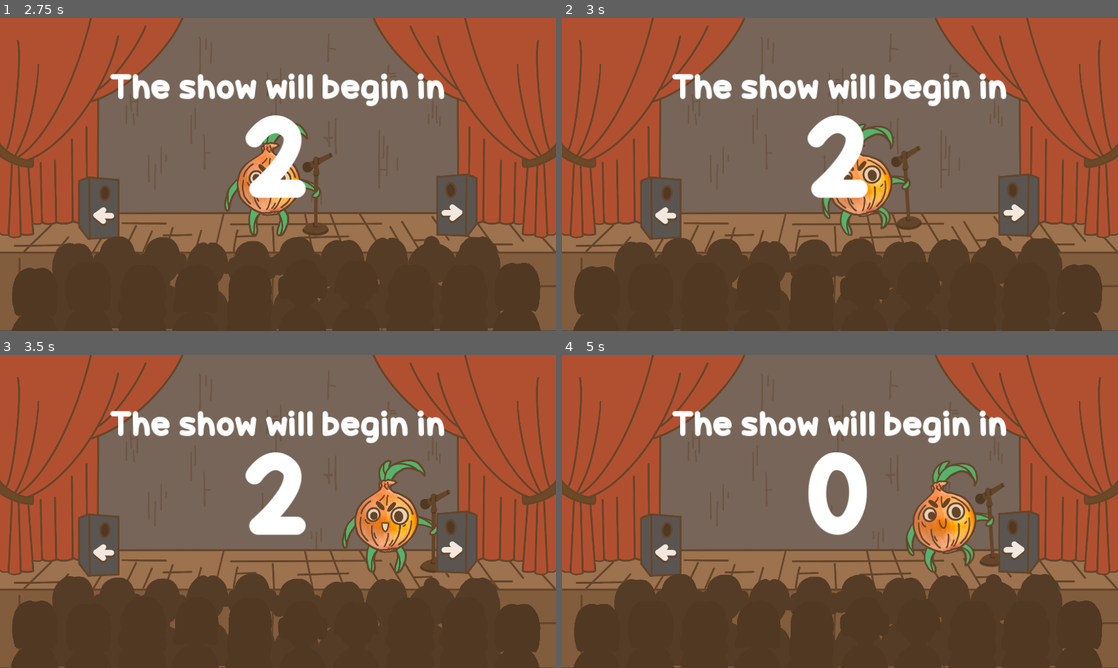
Above: before the commit, frames 1-4 (two rows, left to right).
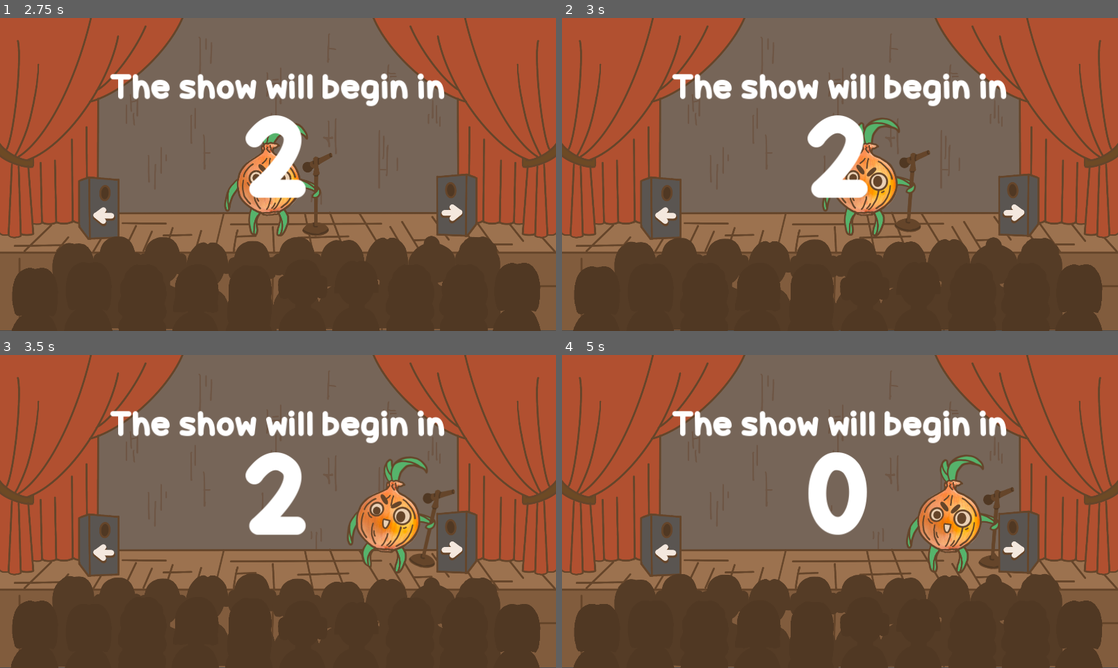
Above: after the commit, the same moments.

Repository: IridescenceFR/GlobalGameJam2024
Game: Godot game, scene res://Scenes/Main.tscn
The game is run twice, just before and just after one commit, with the same random seed, the same clock (stepped at 60 frames per second) and the same inputs. Sound files missing from this copy of the repository are replaced by a short silence.
Inputs (mouse positions are in pixels of both pictures, inside the frame that each line leads up to):
- Up to frame 1 (2.75 s): click "CREDITS" at 0.5 s; click "RETURN TO MENU" at 1.25 s; click "START" at 2 s
- Up to frame 2 (3 s): move the mouse to (962, 158) at 2.77 s; hold Right (move_right) from 2.78 s (still down); hold N (add_score) from 2.78 s (still down)
- Up to frame 3 (3.5 s): keep holding Right (move_right); keep holding N (add_score)
- Up to frame 4 (5 s): move the mouse to (728, 527) at 3.52 s; release Right (move_right) at 3.53 s; release N (add_score) at 3.53 s; hold Left (move_left) 3.53-4.28 s; tap N (add_score) at 3.6 s; move the mouse to (895, 442) at 4.27 s; hold Right (move_right) from 4.28 s (still down); hold N (add_score) from 4.28 s (still down)

Frame 1 is identical in both runs. In frame 2, 2.2% of the frame differs, in the area x 46-67%, y 31-70%; in frame 3, 2.2%; in frame 4, 2.8%, in the area x 61-82%, y 31-70%.

Commit message:
ajout de sons et pas mal de fix

Diff:
--- a/Scenes/Main.tscn
+++ b/Scenes/Main.tscn
@@ -10,7 +10,33 @@
 [ext_resource type="AudioStream" uid="uid://ruxkxutabaj5" path="res://assets/malaise.mp3" id="6_c424c"]
 [ext_resource type="AudioStream" uid="uid://34uxyh8ogqf5" path="res://assets/riendutout.mp3" id="8_orhub"]
 [ext_resource type="Texture2D" uid="uid://bj5k5tkd8reuu" path="res://assets/Enceinte1.png" id="10_0cowy"]
+[ext_resource type="AudioStream" uid="uid://lm445ktmla4l" path="res://assets/voiceline2.mp3" id="10_7efmv"]
 [ext_resource type="Texture2D" uid="uid://cji5p2rru6a2k" path="res://assets/Enceinte2.png" id="11_8xp4s"]
+[ext_resource type="AudioStream" uid="uid://d1kq2f0x2iu11" path="res://assets/voiceline3.mp3" id="11_i8evi"]
+[ext_resource type="AudioStream" uid="uid://b00djw05ukoek" path="res://assets/voiceline4.mp3" id="12_ps6fn"]
+[ext_resource type="AudioStream" uid="uid://pwyt810gxufs" path="res://assets/voiceline5.mp3" id="13_1u5rs"]
+[ext_resource type="AudioStream" uid="uid://bwxvt1jpxnyfd" path="res://assets/voiceline6.mp3" id="14_yaysr"]
+[ext_resource type="AudioStream" uid="uid://dvtunj5r21mip" path="res://assets/score1.mp3" id="15_dmv07"]
+[ext_resource type="AudioStream" uid="uid://wlbovebdank4" path="res://assets/score2.mp3" id="16_35482"]
+[ext_resource type="AudioStream" uid="uid://ivuqk7d8yin5" path="res://assets/score3.mp3" id="17_xmed2"]
+[ext_resource type="AudioStream" uid="uid://bolt04j4bqu70" path="res://assets/score4.mp3" id="18_yfn7t"]
+[ext_resource type="AudioStream" uid="uid://bovqq1and7y4v" path="res://assets/score5.mp3" id="19_fdd2p"]
+[ext_resource type="AudioStream" uid="uid://bxfo70p64galp" path="res://assets/SPOTLIGHT.mp3" id="20_yy321"]
+
+[sub_resource type="AudioStreamRandomizer" id="AudioStreamRandomizer_kgak6"]
+streams_count = 6
+stream_0/stream = ExtResource("5_bji7t")
+stream_0/weight = 1.0
+stream_1/stream = ExtResource("10_7efmv")
+stream_1/weight = 1.0
+stream_2/stream = ExtResource("11_i8evi")
+stream_2/weight = 1.0
+stream_3/stream = ExtResource("12_ps6fn")
+stream_3/weight = 1.0
+stream_4/stream = ExtResource("13_1u5rs")
+stream_4/weight = 1.0
+stream_5/stream = ExtResource("14_yaysr")
+stream_5/weight = 1.0
 
 [sub_resource type="SpriteFrames" id="SpriteFrames_t4q7a"]
 animations = [{
@@ -67,7 +93,7 @@
 one_shot = true
 
 [node name="SpotlightTimer" type="Timer" parent="."]
-wait_time = 4.1
+wait_time = 4.2
 one_shot = true
 
 [node name="SpotlightScoreTimer" type="Timer" parent="."]
@@ -83,19 +109,39 @@
 
 [node name="SuperRireLine" type="AudioStreamPlayer" parent="."]
 stream = ExtResource("5_b84yp")
+volume_db = -5.0
 
 [node name="NothingLine" type="AudioStreamPlayer" parent="."]
 stream = ExtResource("8_orhub")
 volume_db = 15.0
 
 [node name="VoiceLine" type="AudioStreamPlayer" parent="."]
-stream = ExtResource("5_bji7t")
+stream = SubResource("AudioStreamRandomizer_kgak6")
 volume_db = -7.0
 pitch_scale = 0.8
+
+[node name="ScoreSound1" type="AudioStreamPlayer" parent="."]
+stream = ExtResource("15_dmv07")
+
+[node name="ScoreSound2" type="AudioStreamPlayer" parent="."]
+stream = ExtResource("16_35482")
+
+[node name="ScoreSound3" type="AudioStreamPlayer" parent="."]
+stream = ExtResource("17_xmed2")
+
+[node name="ScoreSound4" type="AudioStreamPlayer" parent="."]
+stream = ExtResource("18_yfn7t")
+
+[node name="ScoreSound5" type="AudioStreamPlayer" parent="."]
+stream = ExtResource("19_fdd2p")
+
+[node name="SpotlightAlert" type="AudioStreamPlayer" parent="."]
+stream = ExtResource("20_yy321")
 
 [node name="LeftSpeaker" type="AnimatedSprite2D" parent="." groups=["speakers"]]
 position = Vector2(343, 656)
 sprite_frames = SubResource("SpriteFrames_t4q7a")
+animation = &"warning"
 
 [node name="RightSpeaker" type="AnimatedSprite2D" parent="." groups=["speakers"]]
 position = Vector2(1576, 646)
--- a/Scenes/onion.tscn
+++ b/Scenes/onion.tscn
@@ -7,6 +7,7 @@
 [ext_resource type="Texture2D" uid="uid://6c7vc4gn7vub" path="res://assets/Oignon_walk2.png" id="5_g8kaa"]
 [ext_resource type="Texture2D" uid="uid://tq6lsxj5o33v" path="res://assets/Oignon_walk3.png" id="6_trnxp"]
 [ext_resource type="Texture2D" uid="uid://dr78id3h6scqn" path="res://assets/Oignon_walk4.png" id="7_t3ldd"]
+[ext_resource type="AudioStream" uid="uid://doj4blsi8aq3y" path="res://assets/bruits_de_pas.mp3" id="8_b303p"]
 
 [sub_resource type="SpriteFrames" id="SpriteFrames_k15x7"]
 animations = [{
@@ -36,7 +37,7 @@
 }],
 "loop": true,
 "name": &"walk",
-"speed": 6.0
+"speed": 10.0
 }]
 
 [sub_resource type="CapsuleShape2D" id="CapsuleShape2D_70wen"]
@@ -59,3 +60,8 @@
 rotation = 1.5708
 shape = SubResource("CapsuleShape2D_70wen")
 debug_color = Color(0.674815, 0.0034092, 0.96166, 0.419608)
+
+[node name="WalkSound" type="AudioStreamPlayer" parent="."]
+stream = ExtResource("8_b303p")
+
+[connection signal="finished" from="WalkSound" to="." method="_on_walk_sound_finished"]
--- a/projector.tscn
+++ b/Scenes/projector.tscn
@@ -1,21 +1,21 @@
 [gd_scene load_steps=5 format=3 uid="uid://dlbhovwlbafwv"]
 
-[ext_resource type="Script" path="res://projector.gd" id="1_5fpg2"]
-[ext_resource type="Texture2D" uid="uid://5xs3axk45y3y" path="res://assets/Spotlight_cone3.png" id="2_0m13w"]
-[ext_resource type="Texture2D" uid="uid://d2udtksb0d3u" path="res://assets/Spotlight_coneback.png" id="3_rnykn"]
+[ext_resource type="Script" path="res://scripts/projector.gd" id="1_ex7f0"]
+[ext_resource type="Texture2D" uid="uid://5xs3axk45y3y" path="res://assets/Spotlight_cone3.png" id="2_r1lcc"]
+[ext_resource type="Texture2D" uid="uid://d2udtksb0d3u" path="res://assets/Spotlight_coneback.png" id="3_mmghx"]
 
 [sub_resource type="RectangleShape2D" id="RectangleShape2D_xb1cs"]
 size = Vector2(222, 800)
 
 [node name="Projector" type="Area2D"]
-script = ExtResource("1_5fpg2")
+script = ExtResource("1_ex7f0")
 metadata/_edit_group_ = true
 
 [node name="Sprite2D" type="Sprite2D" parent="."]
 z_index = 2
 position = Vector2(-1, 307.25)
 scale = Vector2(1, 1.20327)
-texture = ExtResource("2_0m13w")
+texture = ExtResource("2_r1lcc")
 
 [node name="CollisionShape2D" type="CollisionShape2D" parent="."]
 position = Vector2(6, 386.75)
--- a/test_onion_projo.tscn
+++ b/Scenes/test_onion_projo.tscn
@@ -1,19 +1,19 @@
 [gd_scene load_steps=4 format=3 uid="uid://camhsm3v2es26"]
 
-[ext_resource type="Script" path="res://test_onion_projo.gd" id="1_7gi1g"]
-[ext_resource type="PackedScene" uid="uid://lqrmbypqle7e" path="res://Scenes/onion.tscn" id="2_6shxj"]
-[ext_resource type="Texture2D" uid="uid://bqxcw5jbfjfu5" path="res://assets/Scene.png" id="2_vtmhs"]
+[ext_resource type="Script" path="res://scripts/test_onion_projo.gd" id="1_v7u6m"]
+[ext_resource type="Texture2D" uid="uid://bqxcw5jbfjfu5" path="res://assets/Scene.png" id="2_4edlv"]
+[ext_resource type="PackedScene" uid="uid://lqrmbypqle7e" path="res://Scenes/onion.tscn" id="3_eudmc"]
 
 [node name="Test Onion Projo" type="Node2D"]
-script = ExtResource("1_7gi1g")
+script = ExtResource("1_v7u6m")
 
 [node name="Sprite2D" type="Sprite2D" parent="."]
 modulate = Color(0.862745, 0.862745, 0.862745, 1)
 z_index = -2
 position = Vector2(960, 540)
-texture = ExtResource("2_vtmhs")
+texture = ExtResource("2_4edlv")
 
-[node name="Onion" parent="." instance=ExtResource("2_6shxj")]
+[node name="Onion" parent="." instance=ExtResource("3_eudmc")]
 position = Vector2(960, 550)
 
 [node name="SpotlightTimer" type="Timer" parent="."]
--- a/Spectateur/Scripts/Spectator.gd
+++ b/Spectateur/Scripts/Spectator.gd
@@ -83,15 +83,6 @@
 	newAura.texture = load(auraArray[index_newAura])
 	add_child(newAura)
 
-func suppres_aura():
+func suppress_aura():
 	if newAura != null:
 		newAura.queue_free()
-	else:
-		pass
-
-# Ecoute le signal suppress_aura et rend invisible le node d'aura courant
-func _on_test_spectateur_suppress_aura():
-	suppres_aura()
-
-func _on_test_spectateur_show_aura():
-	show_aura()
--- a/project.godot
+++ b/project.godot
@@ -45,4 +45,5 @@
 
 [rendering]
 
+renderer/rendering_method="gl_compatibility"
 textures/vram_compression/import_etc2_astc=true
--- a/scripts/HUD.gd
+++ b/scripts/HUD.gd
@@ -58,6 +58,7 @@
 	$CreditButtonQuit.show()
 	$music_pastis.play()
 	$Music.stop()
+	$ScoreFinal.hide()
 
 
 func _on_credit_button_quit_pressed():
@@ -69,3 +70,5 @@
 	$Pastis.show()
 	$music_pastis.stop()
 	$Music.play()
+	if $ScoreFinal.text != null:
+		$ScoreFinal.show()
--- a/scripts/Main.gd
+++ b/scripts/Main.gd
@@ -7,16 +7,23 @@
 var color_list = range(3)
 var under_spotlight: bool = false
 var spotlight_child
-var round_with_spotlight = [4,6,8,10]
+const round_with_spotlight = [4,6,8,10]
 var right_answer:int = 0
 var wrong_answer:int = 0
 var onion
 var speakers
-
+var is_hardmode_active: bool = false
+var is_spotlight_madness_active: bool = false
+var is_speedmode_active: bool = false
+const hardmode_color = [5, 7, 8]
+const spotlight_madness = [1, 2, 3, 4, 5, 6, 7, 8, 9, 10]
+
+# signal qui demande au spectateur de montrer leur aura
 signal show_aura()
-#signal cherchant à déclancher le changement de la couleur de l'aura d'un spectateur
+# signal qui demande au spectateur de supprimer leur aura
 signal suppress_aura()
 
+# function qui se déclanche à la création de Main
 func _ready():
 	create_spectators()
 	onion = load("res://Scenes/onion.tscn").instantiate()
@@ -29,6 +36,8 @@
 func game_over():
 	$HUD.update_score(score)
 	$HUD.show_game_over()
+	suppress_aura.emit()
+
 
 func _on_hud_start_game():
 	score = 0
@@ -99,7 +108,6 @@
 		create_score(1000, 0)
 		$SuperRireLine.play()
 		var time_left = $OutOfTimeTimer.get_time_left()
-		$OutOfTimeTimer.stop()
 		if time_left > 2 :
 			score += 200
 			create_score(200, 1)
@@ -112,7 +120,7 @@
 		score += 500
 		create_score(500, 0)
 	$HUD.update_score(score)
-
+	$OutOfTimeTimer.stop()
 
 	# START NEW ROUND
 	$NewJokeTimer.start()
@@ -126,13 +134,14 @@
 		b.queue_free()
 
 	# CACHE LE SCORE
-
-	if spotlight_child == null :
-		$BreatheBetweenJokesTimer.start()
-		if round_with_spotlight.has(round_number + 1):
-			$HUD.show_message("Bonus spotlight!", 1.5)
-			for anim: AnimatedSprite2D in speakers:
-				anim.animation = "warning"
+	if round_number != 10:
+		if spotlight_child == null :
+			$BreatheBetweenJokesTimer.start()
+			if round_with_spotlight.has(round_number + 1):
+				$HUD.show_message("Bonus spotlight!", 1.5)
+				$SpotlightAlert.play()
+				for anim: AnimatedSprite2D in speakers:
+					anim.animation = "warning"
 
 func _on_breathe_between_jokes_timer_timeout():
 	# RESTART DES BULLES + SPECTATOR
@@ -154,8 +163,8 @@
 		newSpec.is_back = false
 		spectators_array.push_back(newSpec)
 		add_child(newSpec)
-		show_aura.connect(newSpec._on_test_spectateur_show_aura)
-		suppress_aura.connect(newSpec._on_test_spectateur_suppress_aura)
+		show_aura.connect(newSpec.show_aura)
+		suppress_aura.connect(newSpec.suppress_aura)
 		newPos.x += 155
 
 	newPos = Vector2(120, 1000)
@@ -166,18 +175,16 @@
 		newSpec.is_back = true
 		spectators_array.push_back(newSpec)
 		add_child(newSpec)
-		show_aura.connect(newSpec._on_test_spectateur_show_aura)
-		suppress_aura.connect(newSpec._on_test_spectateur_suppress_aura)
+		show_aura.connect(newSpec.show_aura)
+		suppress_aura.connect(newSpec.suppress_aura)
 		newPos.x += 185
 
 ################################################################################
 ##########                        SPOTLIGHT                           ##########
 ################################################################################
-### Promis je commente demain !!!
-
 
 func create_spotlight():
-	var spotlight = load("res://projector.tscn").instantiate()
+	var spotlight = load("res://Scenes/projector.tscn").instantiate()
 	spotlight.position = Vector2(960,0)
 	spotlight.connect_to_parent(self)
 	spotlight_child = spotlight
@@ -188,6 +195,7 @@
 	if combo == 4:
 		score += 300
 		create_score(300, 3)
+		$ScoreSound5.play()
 	$HUD.update_score(score)
 	if spotlight_child != null:
 		spotlight_child.free()
@@ -200,6 +208,8 @@
 	if under_spotlight:
 		$SpotlightScoreTimer.start()
 		combo += 1
+		var ss = "ScoreSound%s" % combo
+		get_node(ss).play()
 		if combo > 2:
 			score += 200
 			create_score(200, 2)
@@ -218,6 +228,10 @@
 func _on_spotlight_outer():
 	under_spotlight = false
 	combo = 0
+
+################################################################################
+##########                        SCORE                               ##########
+################################################################################
 
 #type_0 = bouton; type_1 = bonus; type_2 = light; type_3 = light_bonus
 func create_score(scoring : int, type: int):
@@ -248,4 +262,5 @@
 
 
 func _on_out_of_time_timer_timeout():
+	$NothingLine.play()
 	_on_start_new_round()
--- a/scripts/Onion.gd
+++ b/scripts/Onion.gd
@@ -1,21 +1,25 @@
 extends CharacterBody2D
 
 var speed = 580
+var direction = Vector2.ZERO
 
 func _ready():
 	$AnimatedSprite2D.play()
 	position = Vector2(960,550)
 
 func _process(delta):
-	var direction = Vector2.ZERO
+	direction = Vector2.ZERO
 	if Input.is_action_pressed("move_left") && position.x > 550:
 		direction = Vector2.LEFT
-	if Input.is_action_pressed("move_right") && position.x < 1450:
+		$AnimatedSprite2D.animation = "walk"
+		if !$WalkSound.is_playing():
+			$WalkSound.play()
+	elif Input.is_action_pressed("move_right") && position.x < 1450:
 		direction = Vector2.RIGHT
-
-	if direction == Vector2.ZERO:
+		$AnimatedSprite2D.animation = "walk"
+		if !$WalkSound.is_playing():
+			$WalkSound.play()
+	else:
 		$AnimatedSprite2D.animation = "idle"
-	else:
-		$AnimatedSprite2D.animation = "walk"
 
 	position += direction * speed * delta
Not shown: 1 places in Scenes/Main.tscn that only renumber resources
Not shown: 1 places in Scenes/onion.tscn that only renumber resources
Not shown: 1 places in Scenes/projector.tscn that only renumber resources
Not shown, added: Scenes/score4.mp3.import
Not shown, added: Scenes/score5.mp3.import
Not shown, added: assets/SPOTLIGHT.mp3.import
Not shown, added: assets/bruits_de_pas.mp3.import
Not shown, added: assets/score1.mp3.import
Not shown, added: assets/score2.mp3.import
Not shown, added: assets/score3.mp3.import
Not shown, added: assets/score4.mp3.import
Not shown, added: assets/score5.mp3.import
(and 21 more such lines)
